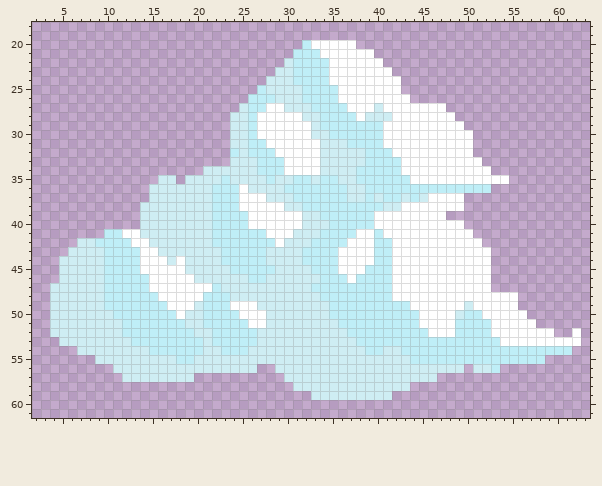
A pixel-art sprite gets an edit: Assets/Resources/cloud-Sheet.png. The picture above was drawn from the file before the commit.
The file is 64x64 pixels. Shown: x 2..63, y 18..61.
And afterwards:
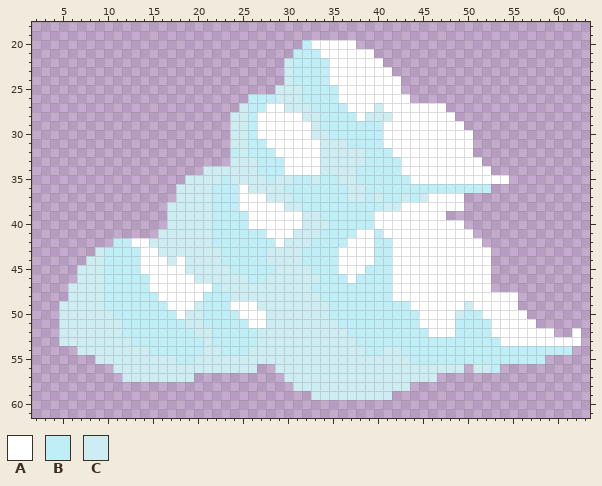
Palette (. is transparent): A #ffffff  B #bfeef7  C #ceedf3
Diff:
The edit erases colour A in row 41 at x 12 to 13.
The edit erases colour B in row 25 at x 27; in row 41 at x 10 to 11; in row 42 at x 9 to 10.
The edit erases colour C in row 23 at x 29; in row 24 at x 28 to 29; in row 25 at x 28; in row 35 at x 16 to 17; in rows 36 to 37 at x 15 to 17; in rows 38 to 40 at x 14 to 16.
The edit erases colour C in row 41 at x 14 to 15; in row 42 at x 7 to 8; in row 43 at x 6 to 8; in row 44 at x 5 to 7; in rows 45 to 46 at x 5 to 6; in rows 47 to 48 at x 4 to 5.
The edit erases colour C in rows 49 to 52 at x 4.
Where, in picture pixels (left, top, right, bottom), the same in both pictures:
erased: (257, 67, 284, 94)
erased: (50, 175, 176, 337)
